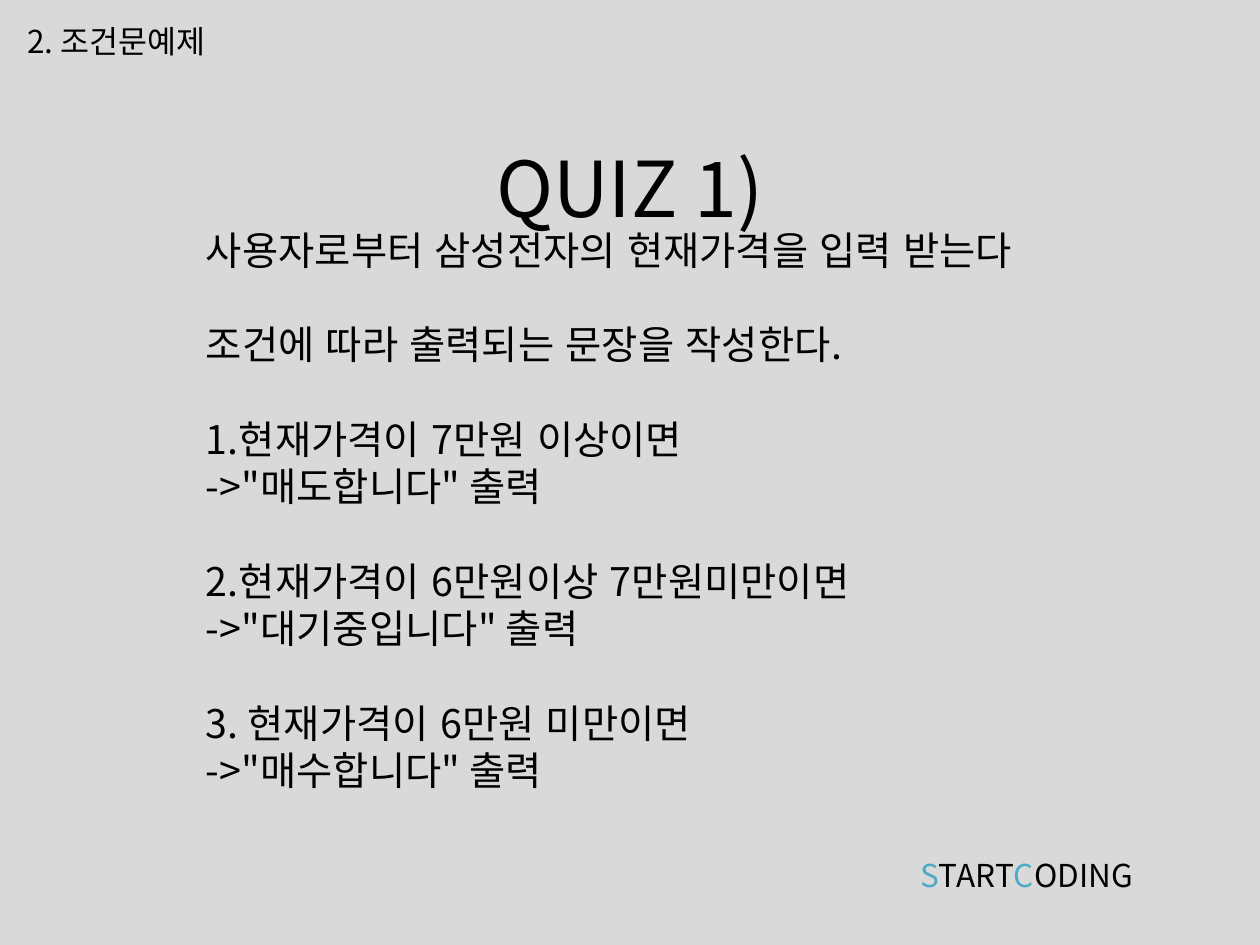
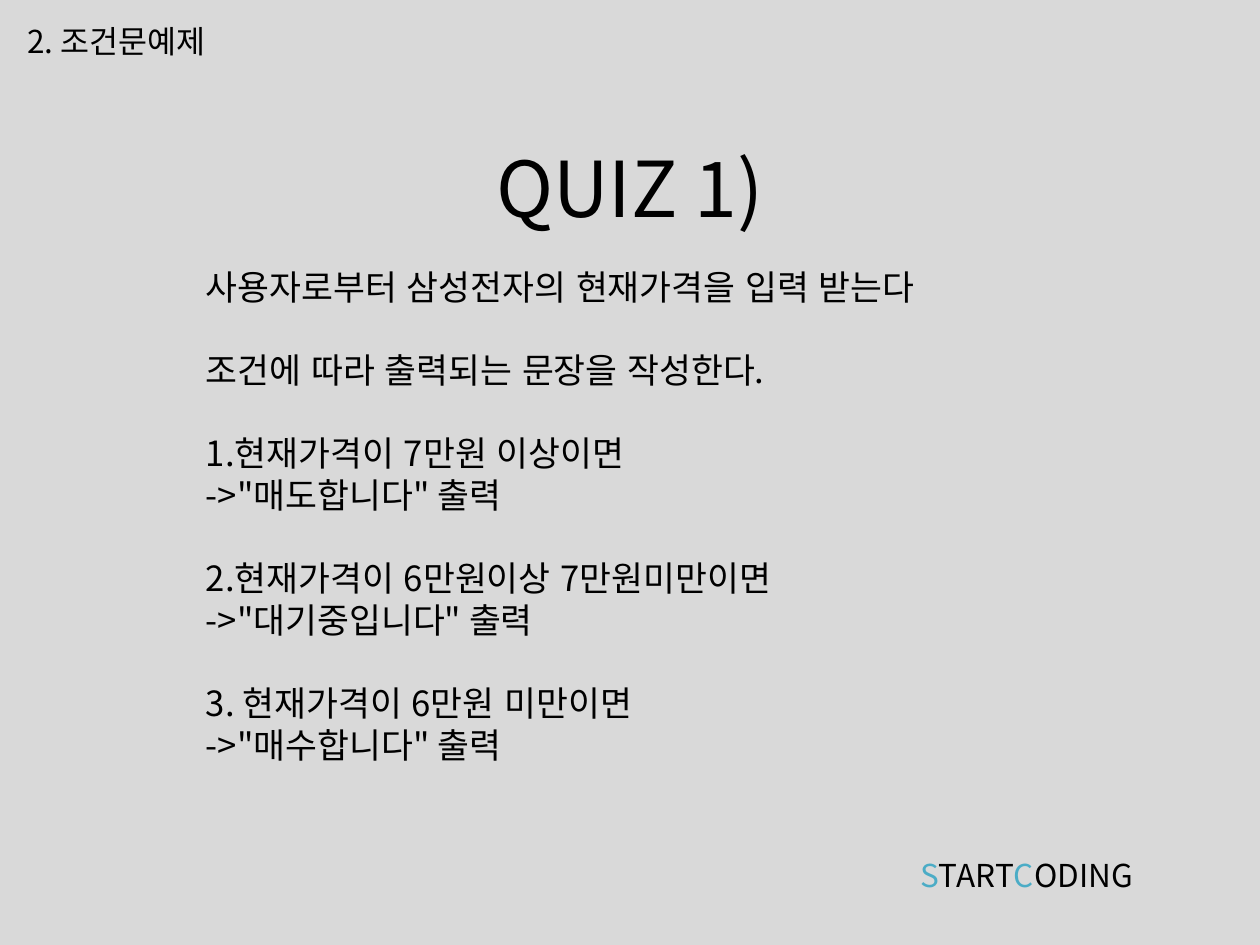
Before and after one commit to kwonkijun/python, a slide deck: slide 18 of 파이썬기초(PPT)/파이썬 기초 5강_조건문.pptx. Drawn at 1260x945 pixels with LibreOffice and Linux fonts; fonts in the diff are those of the drawing. Boxes give left, top, right and bottom in pixels: in the first picture for what was removed or moved away, otherwise in the second. Text is boxed around its words. In the diff, an @@ line names an element or a change of style, - is before the commit and + after.

```diff
--- a/파이썬기초(PPT)/파이썬 기초 5강_조건문.pptx
+++ b/파이썬기초(PPT)/파이썬 기초 5강_조건문.pptx
@@ text "사용자로부터 삼성전자의 현재가격을 입력 받는다" at <box>206,271,915,761</box>: size 22.5 to 19.8 pt @@
```
Also in this commit, not shown: 1 other slide changed, 4 other files.
